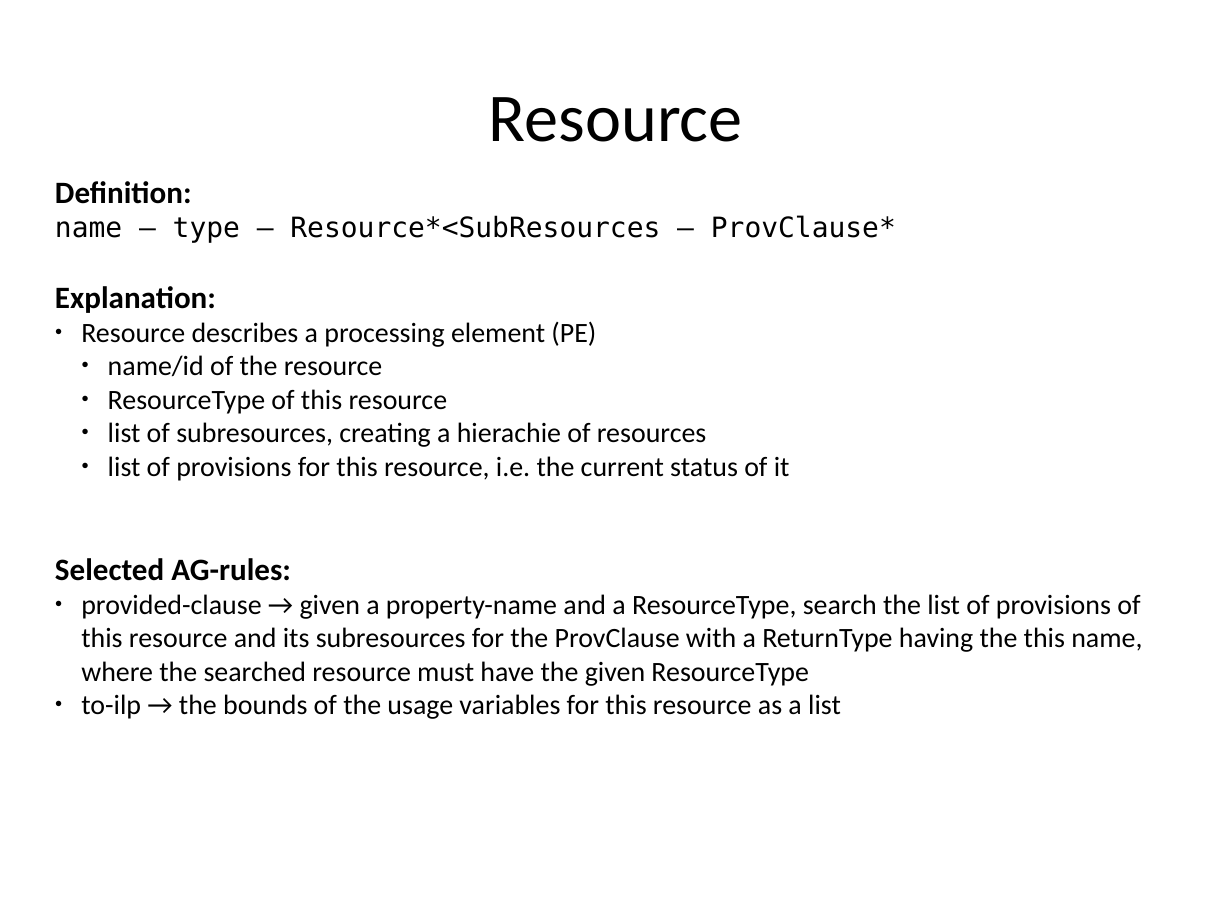
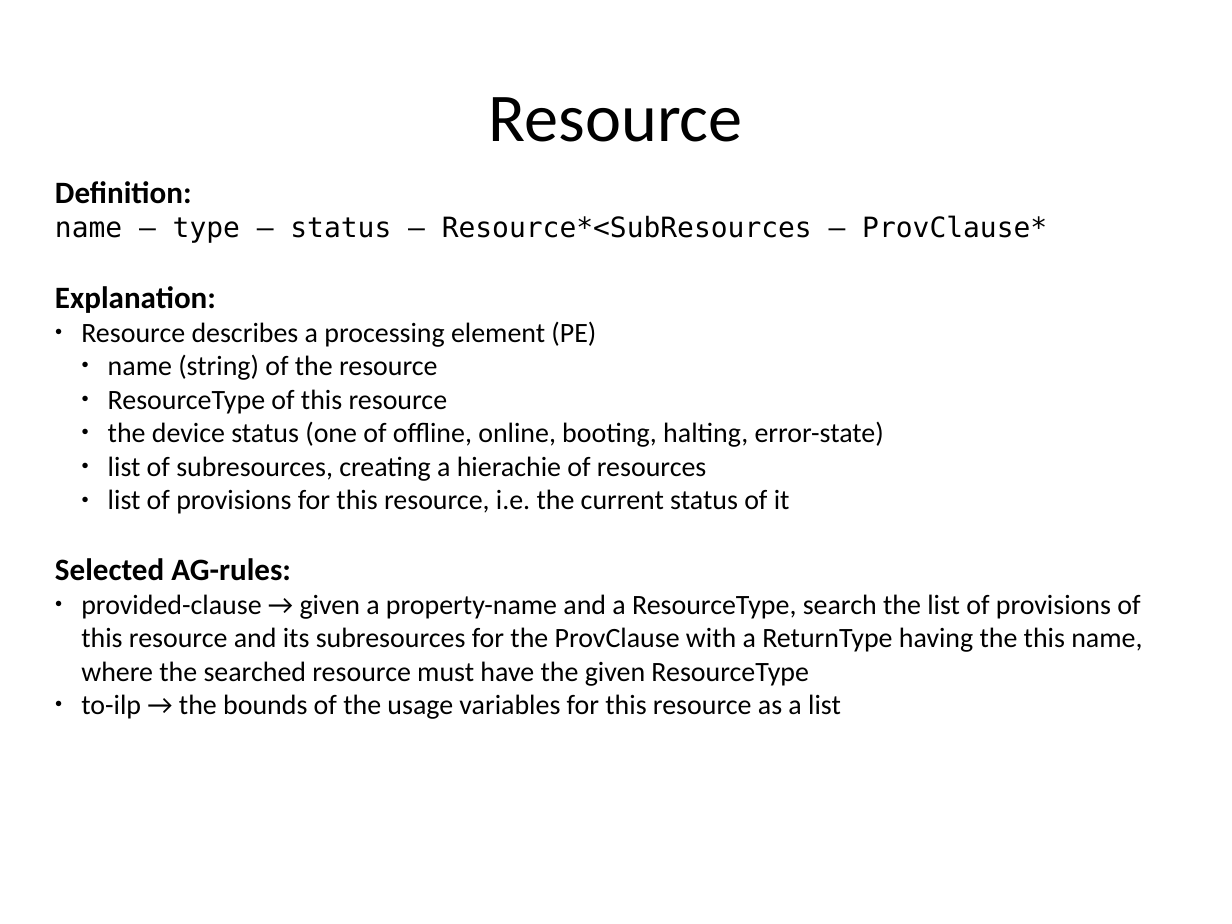
Before and after one commit to rene-schoene/racr-mquat, a slide deck: slide 32 of doc/the-model.odp. Drawn at 1232x924 pixels with LibreOffice and Linux fonts; fonts in the diff are those of the drawing. Boxes give left, top, right and bottom in pixels: in the first picture for what was removed or moved away, otherwise in the second. Text is boxed around its words. In the diff, an @@ line names an element or a change of style, - is before the commit and + after.

```diff
--- a/doc/the-model.odp
+++ b/doc/the-model.odp
@@ text at bbox=[55, 215, 1047, 243]: text changed @@
-name – type – Resource*<SubResources – ProvClause*
+name – type – status – Resource*<SubResources – ProvClause*
@@ text at bbox=[108, 354, 438, 380]: text changed @@
-  ● name/id of the resource
+  ● name (string) of the resource
@@ text at bbox=[108, 422, 884, 447]: paragraph added @@
+  ● the device status (one of offline, online, booting, halting, error-state)
```
Also in this commit, not shown: 14 other slides changed, 2 slides added, 1 other file.
